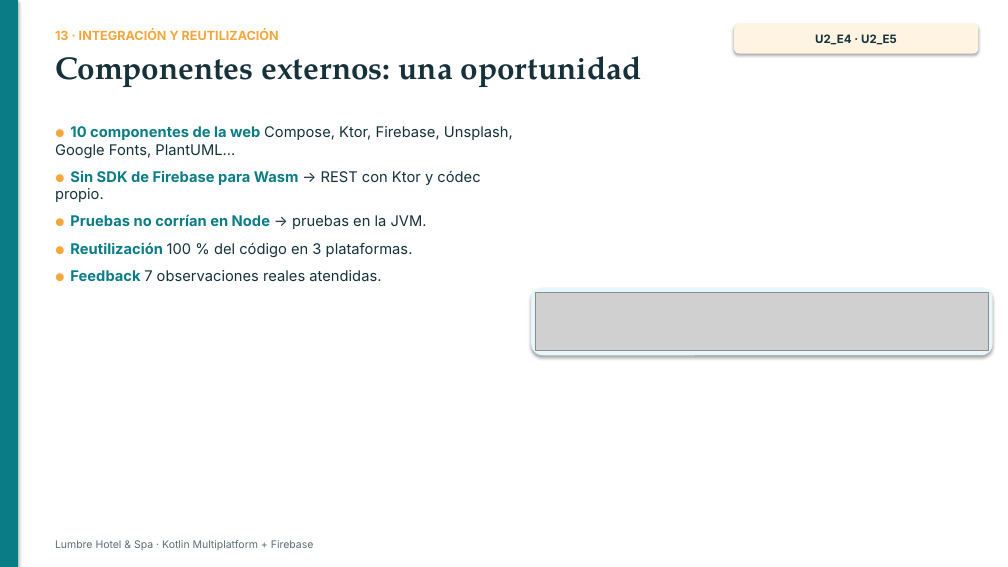
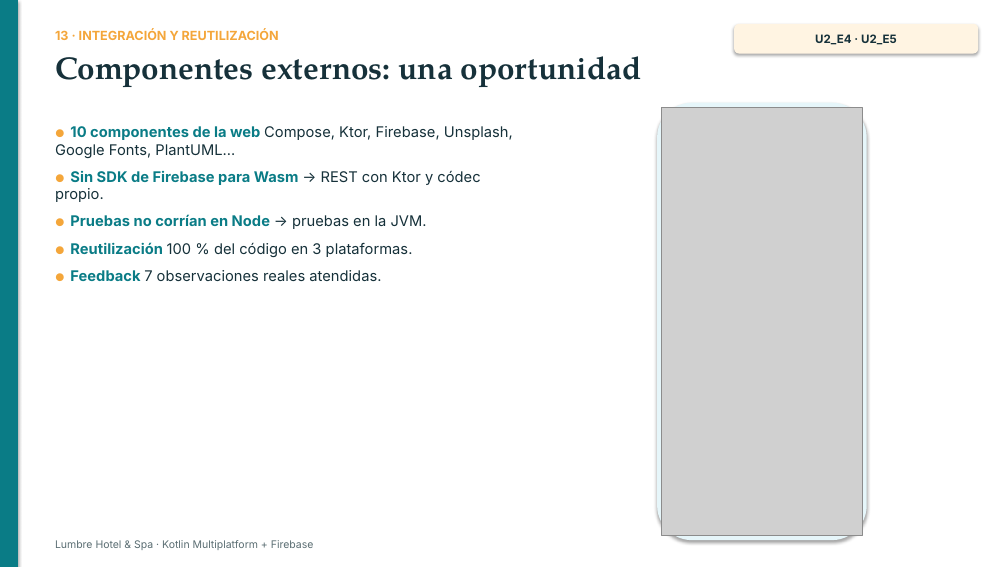
Before and after one commit to JanCarliux24/hotel-lumbre, a slide deck: slide 14 of docs/entregables/Presentacion_Proyecto_Lumbre.pptx. Drawn at 1008x567 pixels with LibreOffice and Linux fonts; fonts in the diff are those of the drawing; grey boxes stand for pictures. Boxes give left, top, right and bottom in pixels: in the first picture for what was removed or moved away, otherwise in the second. Text is boxed around its words. In the diff, an @@ line names an element or a change of style, - is before the commit and + after.

```diff
--- a/docs/entregables/Presentacion_Proyecto_Lumbre.pptx
+++ b/docs/entregables/Presentacion_Proyecto_Lumbre.pptx
@@ rounded rectangle resized from (x1=532, y1=287, x2=993, y2=355) to (x1=657, y1=103, x2=867, y2=541) @@
@@ picture added at (x1=662, y1=107, x2=863, y2=536) @@
@@ picture removed at (x1=536, y1=292, x2=988, y2=351) @@
```
Also in this commit, not shown: 2 other slides changed, 57 other files.
